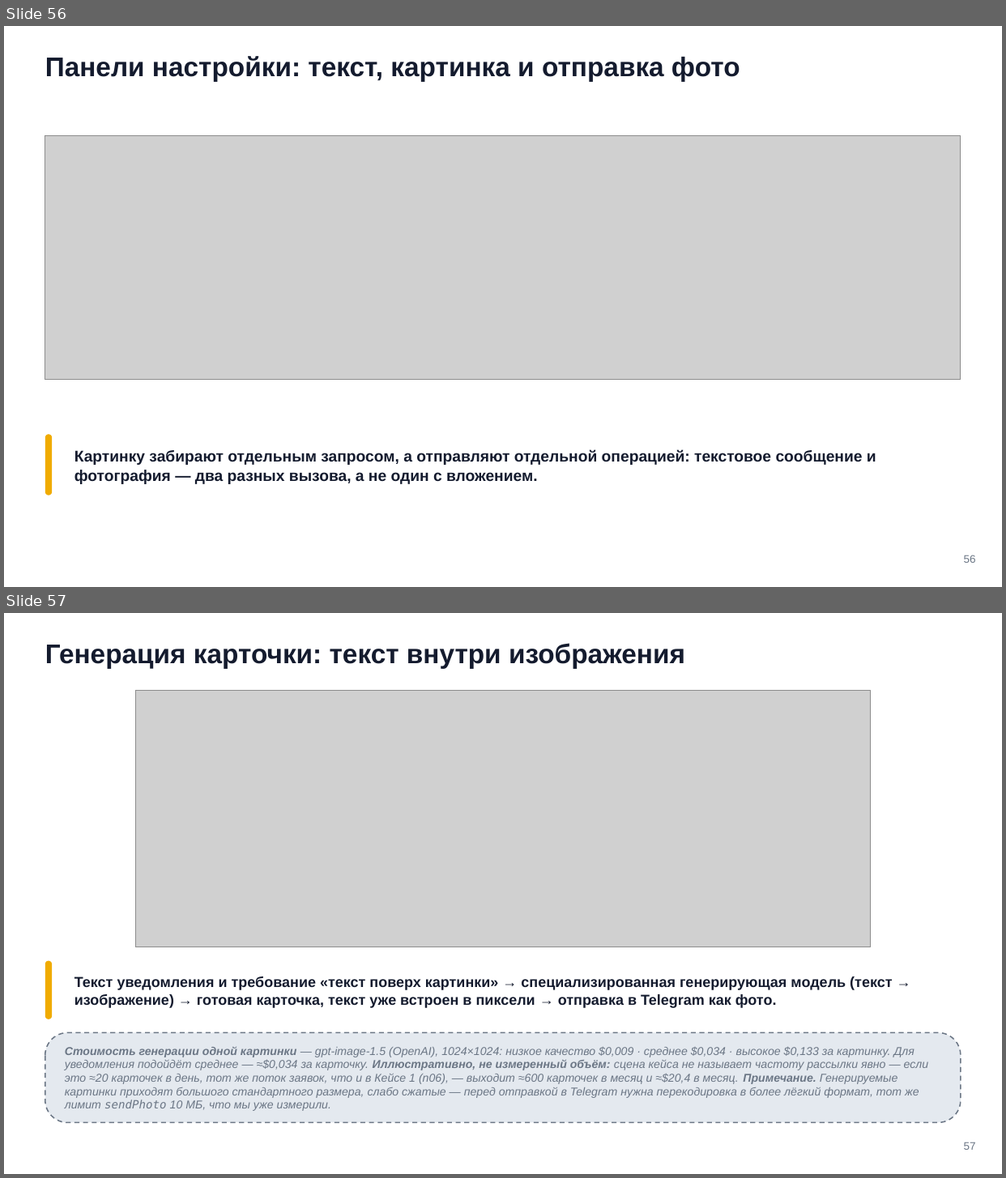
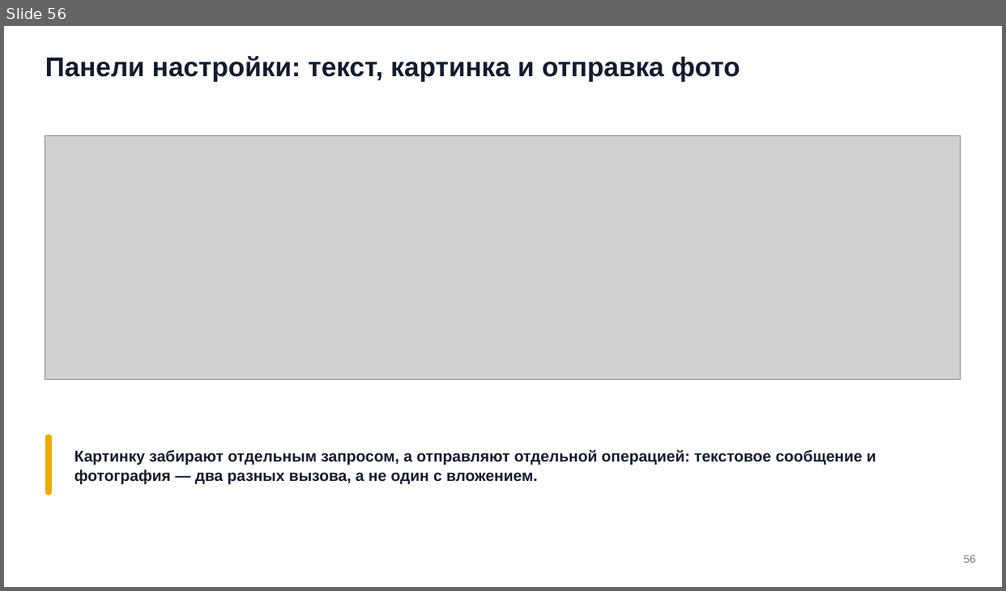
Before and after one commit to tellina-study/AI-usage-lessons, a slide deck: library/seminars/sem-08/rendered/sem-08.pptx. Shown one above the other, each under a label of ours: slides 56 and 57 before the commit, slide 56 after it. The pictures are 1006x1178 and 1006x591 pixels, drawn with LibreOffice and Linux fonts; fonts in the diff are those of the drawing; grey boxes stand for pictures. Boxes give left, top, right and bottom in pixels: in the first picture for what was removed or moved away, otherwise in the second. Text is boxed around its words. In the diff, an @@ line names an element or a change of style, - is before the commit and + after.

```diff
--- a/library/seminars/sem-08/rendered/sem-08.pptx
+++ b/library/seminars/sem-08/rendered/sem-08.pptx
@@ slide 57 removed at bbox=[4, 613, 1002, 1174], background #FFFFFF @@
@@ text removed at bbox=[45, 643, 685, 669] @@
-Генерация карточки: текст внутри изображения
@@ picture removed at bbox=[135, 690, 870, 948] @@
@@ rounded rectangle removed at bbox=[45, 961, 52, 1020] @@
@@ text removed at bbox=[74, 977, 892, 1008] @@
-Текст уведомления и требование «текст поверх картинки» → специализированная генерирующая модель (текст → изображение) → готовая карточка, текст уже встроен в пиксели → отправка в Telegram как фото.
@@ rounded rectangle removed at bbox=[45, 1033, 961, 1122] @@
@@ text removed at bbox=[65, 1047, 929, 1111] @@
-Стоимость генерации одной картинки — gpt-image-1.5 (OpenAI), 1024×1024: низкое качество $0,009 · среднее $0,034 · высокое $0,133 за картинку. Для уведомления подойдёт среднее — ≈$0,034 за карточку. Иллюстративно, не измеренный объём: сцена кейса не называет частоту рассылки явно — если это ≈20 карточек в день, тот же поток заявок, что и в Кейсе 1 (n06), — выходит ≈600 карточек в месяц и ≈$20,4 в месяц. Примечание. Генерируемые картинки приходят большого стандартного размера, слабо сжатые — перед отправкой в Telegram нужна перекодировка в более лёгкий формат, тот же лимит sendPhoto 10 МБ, что мы уже измерили.
@@ text removed at bbox=[964, 1143, 976, 1150] @@
-57
```
Also in this commit, not shown: 5 slides changed, 1 slide added, 18 other files.
